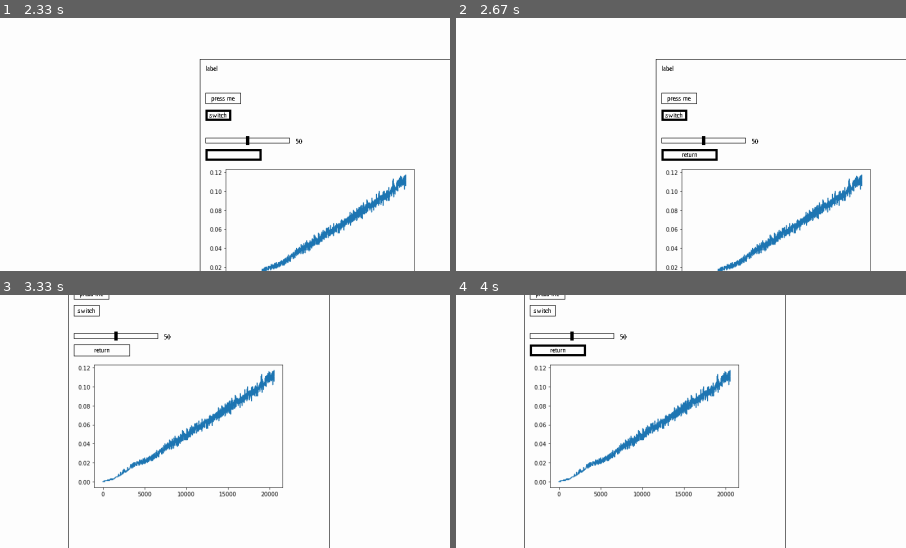
Above: before the commit, frames 1-4 (two rows, left to right).
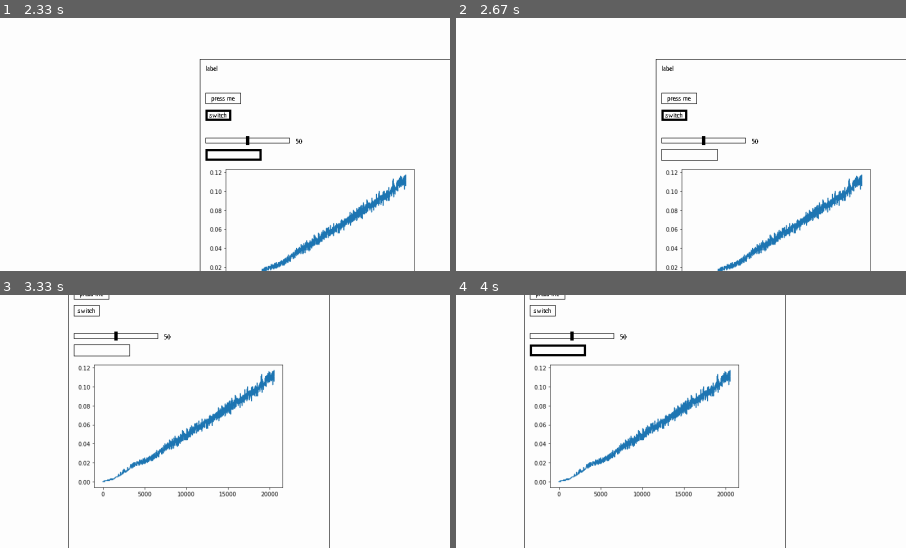
Above: after the commit, the same moments.

Repository: Ch4rl3s/pygame-ui
Game: pygame game, started from main.py
Two runs of this game, one before a commit and one after it. Both use one fixed random seed, a clock stepped at 60 frames per second and the inputs below.
Inputs (mouse positions are % of the whole screen's width and height, from its top left):
- Up to frame 1 (2.33 s): press the mouse at (52, 10) at 0.37 s; move the mouse to (43, 15) at 0.47 s; release the mouse at (35, 19) at 0.6 s; press the mouse at (35, 19) at 0.7 s; move the mouse to (57, 38) at 0.8 s; release the mouse at (79, 58) at 0.93 s; press the mouse at (66, 69) at 1.03 s; move the mouse to (75, 44) at 1.13 s; release the mouse at (83, 18) at 1.27 s; press the mouse at (66, 69) at 1.37 s; move the mouse to (43, 52) at 1.47 s; release the mouse at (20, 34) at 1.6 s; press the mouse at (66, 69) at 1.7 s; move the mouse to (76, 69) at 1.8 s; release the mouse at (85, 70) at 1.93 s; press the mouse at (68, 77) at 2.03 s; move the mouse to (56, 53) at 2.13 s; release the mouse at (44, 28) at 2.27 s
- Up to frame 2 (2.67 s): tap Enter at 2.33 s
- Up to frame 3 (3.33 s): press the mouse at (66, 69) at 2.7 s; move the mouse to (56, 77) at 2.8 s; release the mouse at (46, 85) at 2.93 s; press the mouse at (79, 58) at 3.03 s; move the mouse to (71, 49) at 3.13 s; release the mouse at (64, 41) at 3.27 s
- Up to frame 4 (4 s): press the mouse at (53, 61) at 3.87 s; move the mouse to (42, 38) at 3.97 s
The pictures show only the part of the screen within x 42-92%, y 50-100%; the shares and areas given below are measured in that part.

Frame 1 is identical in both runs. In frame 2, 0.4% of the frame differs, in the area x 45-59%, y 51-57%; in frame 3, less than 0.1%; in frame 4, less than 0.1%.

Commit message:
-return unselects LineEdit

Diff:
--- a/classes.py
+++ b/classes.py
@@ -175,6 +175,8 @@
                 self.text = self.text[:-1]
             elif pygame.key.name(event.key) == 'space':
                 self.text += ' '
+            elif pygame.key.name(event.key) == 'return':
+                self.selected = False
             else:
                 self.text += str(pygame.key.name(event.key))
                 pass
